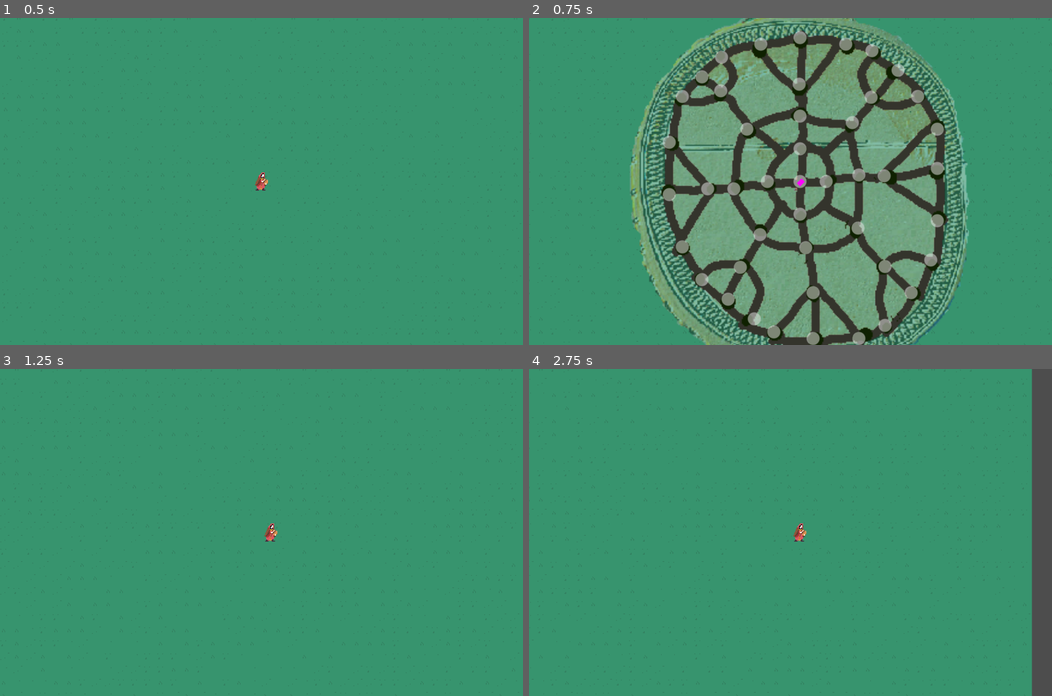
Above: before the commit, frames 1-4 (two rows, left to right).
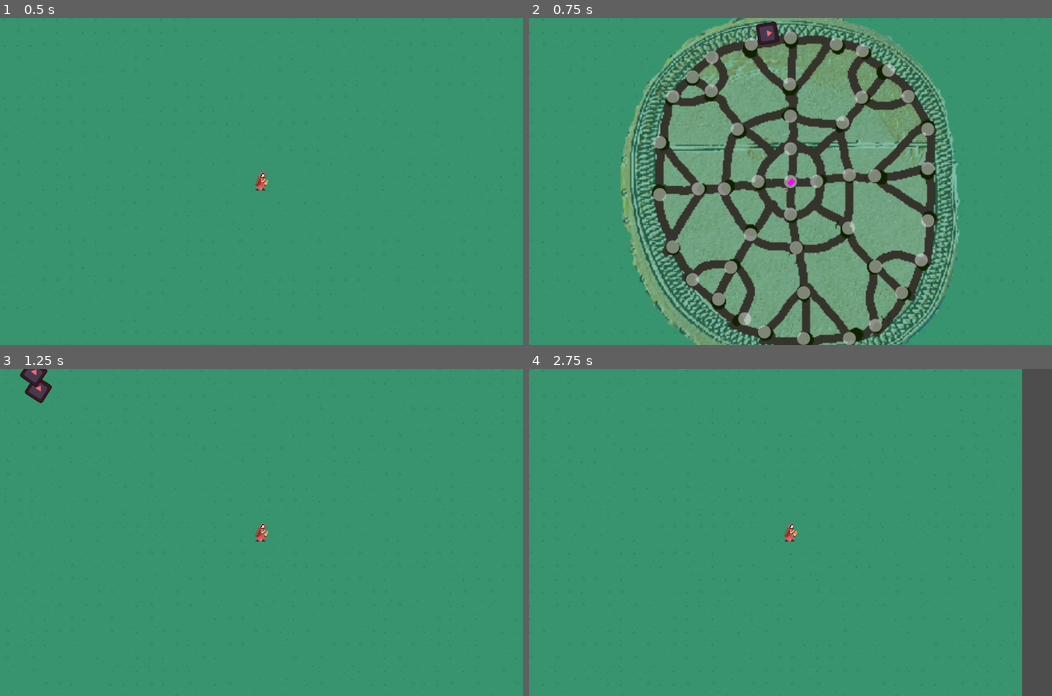
Above: after the commit, the same moments.

Repository: milestone-dev/ld55
Game: Godot game, scene res://scenes/main.tscn
The game is run twice, just before and just after one commit, with the same random seed, the same clock (stepped at 60 frames per second) and the same inputs. The engine's default icon, where the game draws it, is replaced by a stand-in: a white triangle on a blue panel in a dark square.
Inputs (mouse positions are in pixels of both pictures, inside the frame that each line leads up to):
- Up to frame 1 (0.5 s): no input
- Up to frame 2 (0.75 s): tap Enter at 0.5 s; move the mouse to (905, 165) at 0.52 s; hold D (move_right) from 0.53 s (still down); tap M (dev_godmode) at 0.6 s; click (905, 165) at 0.67 s
- Up to frame 3 (1.25 s): keep holding D (move_right)
- Up to frame 4 (2.75 s): release D (move_right) at 1.25 s; drag from (685, 548) to (806, 532) at 1.27 s; move the mouse to (842, 460) at 2.02 s; hold D (move_right) from 2.03 s (still down); tap M (dev_godmode) at 2.1 s

Frame 1 is identical in both runs. In frame 2, 34% of the frame differs, in the area x 17-85%, y 0-100%; in frame 3, 0.6%; in frame 4, 2.1%.

Commit message:
Add real mob damaging

Diff:
--- /dev/null
+++ b/resources/spells/fireball.tres
@@ -0,0 +1,11 @@
+[gd_resource type="Resource" script_class="Spell" load_steps=2 format=3 uid="uid://d4m0ma6w4qh5c"]
+
+[ext_resource type="Script" path="res://scripts/spell.gd" id="1_hwq5e"]
+
+[resource]
+script = ExtResource("1_hwq5e")
+name = "Rain of fire"
+code = "A0B0C0"
+damage = 50.0
+range = 3200.0
+heal = 2.08165e-12
--- a/scenes/main.tscn
+++ b/scenes/main.tscn
@@ -115,7 +115,7 @@
 script = ExtResource("1_ppxc1")
 player = NodePath("Player")
 mob_scene = ExtResource("4_qe38e")
-max_mobs = 0
+max_mobs = 3
 
 [node name="TileMap" type="TileMap" parent="."]
 texture_filter = 1
--- a/scenes/mob.tscn
+++ b/scenes/mob.tscn
@@ -4,7 +4,7 @@
 [ext_resource type="Texture2D" uid="uid://03b0ht4uwre2" path="res://assets/icons/icon.svg" id="2_qy0r6"]
 
 [sub_resource type="CircleShape2D" id="CircleShape2D_so115"]
-radius = 32.0
+radius = 16.0
 
 [node name="Mob" type="CharacterBody2D" groups=["mob"]]
 collision_mask = 0
@@ -16,5 +16,5 @@
 
 [node name="Sprite2D" type="Sprite2D" parent="."]
 modulate = Color(1, 0.411765, 0.411765, 1)
-scale = Vector2(0.5, 0.5)
+scale = Vector2(0.2, 0.2)
 texture = ExtResource("2_qy0r6")
--- a/scenes/player.tscn
+++ b/scenes/player.tscn
@@ -32,8 +32,6 @@
 
 [node name="Camera2D" type="Camera2D" parent="."]
 zoom = Vector2(2, 2)
-position_smoothing_enabled = true
-position_smoothing_speed = 25.0
 
 [node name="CastingUI" parent="Camera2D" instance=ExtResource("2_6xmc5")]
 visible = false
--- a/scripts/casting.gd
+++ b/scripts/casting.gd
@@ -9,7 +9,7 @@
 
 signal cast_complete(nodes);
 
-var conneted_nodes = [];
+var conneted_nodes : Array[Control] = [];
 
 var mouse_origin : Vector2
 var active = false;
--- a/scripts/mob.gd
+++ b/scripts/mob.gd
@@ -2,7 +2,7 @@
 class_name Mob
 
 @export var max_hp = 100;
-@export var speed = 10000;
+@export var speed = 1000;
 @export var damage = 20;
 
 var hp = max_hp;
@@ -17,5 +17,10 @@
 	move_and_slide()
 	look_at(player_target.position);
 
+
+func take_damage(damage : float):
+	hp -= damage;
+	if hp <= 0: die();
+
 func die():
 	queue_free()
--- a/scripts/player.gd
+++ b/scripts/player.gd
@@ -7,12 +7,18 @@
 @export var sprite : Sprite2D;
 @export var casting_ui : CastingUI;
 
+var available_spells: Array[Spell];
+
 var god_mode = false;
 var hp = 100;
 
 var mouse_down = false;
 var summoning_mode = false;
 
+func _ready() -> void:
+	for file_name : String in DirAccess.open("res://resources/spells").get_files():
+		print (file_name)
+		available_spells.push_back(ResourceLoader.load("res://resources/spells/" + file_name));
 
 func _physics_process(delta):
 	velocity.x = Input.get_axis("move_left", "move_right")
@@ -22,8 +28,25 @@
 	sprite.flip_h = velocity.x < 0;
 	move_and_slide()
 
-func _on_casting_ui_cast_complete(nodes: Array) -> void:
-	prints(nodes.map(func(node): return node.name))
+func _on_casting_ui_cast_complete(nodes: Array[Control]) -> void:
+	print(available_spells)
+	var code : String;
+	for node : Control in nodes:
+		code += node.name
+
+	var spell : Spell = null
+	for potential_spell : Spell in available_spells:
+		if potential_spell.validate_code(code):
+			spell = potential_spell
+			break
+
+	if not spell: return
+
+	for mob : Mob in get_tree().get_nodes_in_group("mob"):
+		if position.distance_to(mob.position) < spell.range:
+			mob.take_damage(spell.damage)
+
+	print("Casting spell", spell.name)
 
 func _on_damage_area_body_entered(body):
 	if not body is Mob: return;
@@ -34,8 +57,7 @@
 	prints("take damage", damage);
 	if god_mode: return;
 	hp -= damage;
-	if hp <= 0:
-		die();
+	if hp <= 0: die();
 
 func die():
 	prints("die");
--- /dev/null
+++ b/scripts/spell.gd
@@ -0,0 +1,16 @@
+extends Resource
+class_name Spell
+
+@export var name : String = "The spell with no name";
+@export var code : String;
+@export var damage : float = 10;
+@export var range : float = 32;
+@export var heal : float = 0;
+
+# Called when the node enters the scene tree for the first time.
+func _ready() -> void:
+	pass # Replace with function body.
+
+func validate_code(input_code: String) -> bool:
+	prints(input_code, "vs", code)
+	return input_code == code;
Binary file added: assets/sprites/HERO-SpriteWalkcycletest.gif
Binary file added: assets/sprites/HERO.png
Not shown, added: assets/sprites/HERO.png.import
